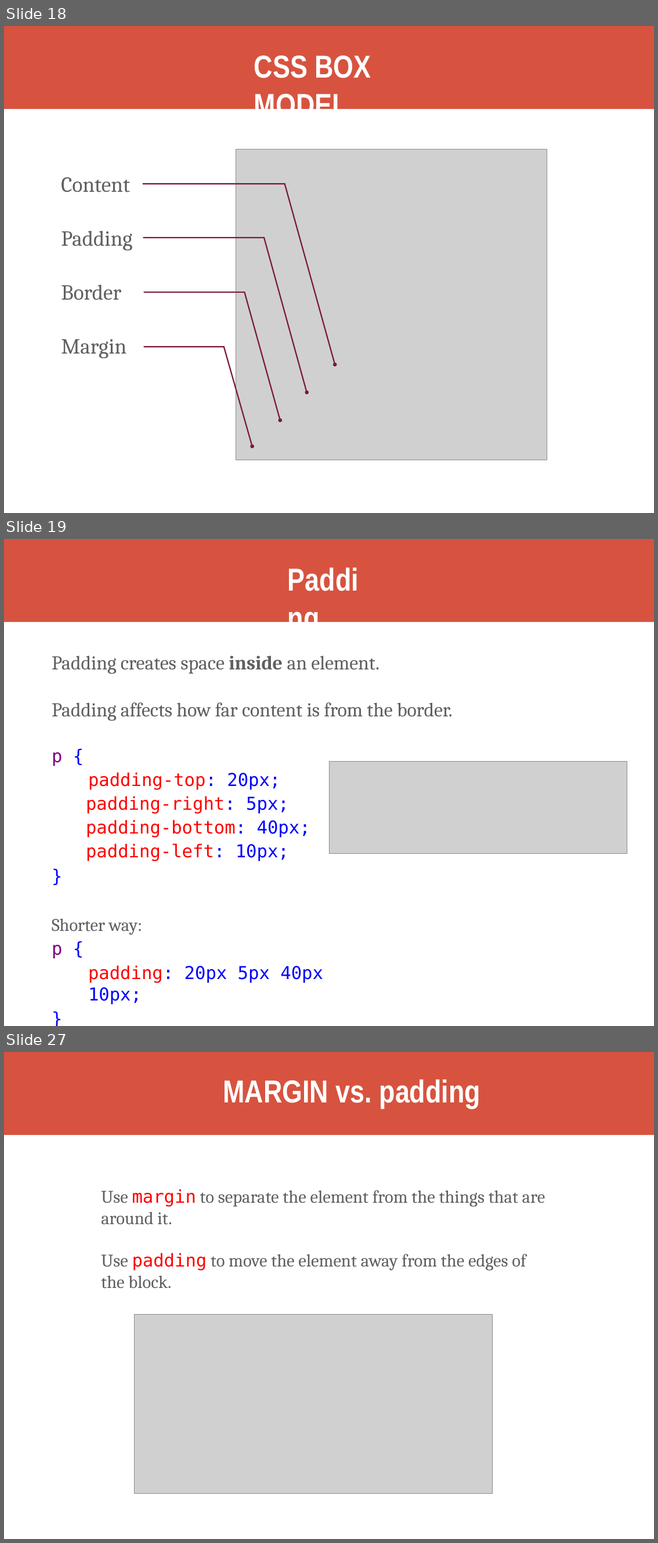
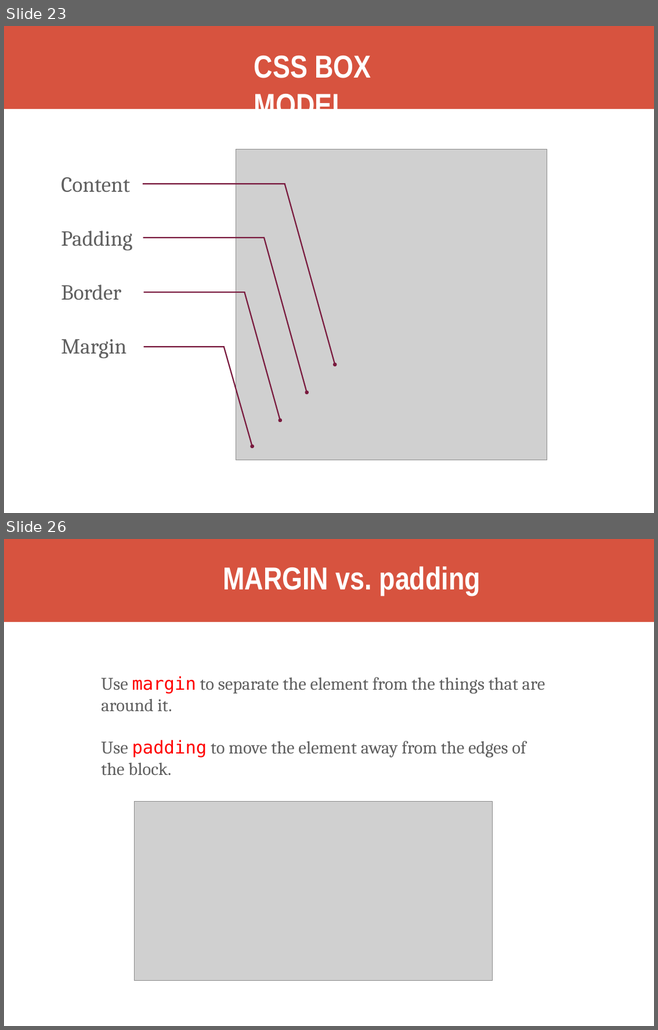
Before and after one commit to kweeket/kweeket.github.io, a slide deck: slides/week-3.pptx. Shown one above the other, each under a label of ours: slides 18, 19 and 27 before the commit, slides 23 and 26 after it; the slides between them are not shown. The pictures are 658x1543 and 658x1030 pixels, drawn with LibreOffice and Linux fonts; fonts in the diff are those of the drawing; grey boxes stand for pictures. Boxes give left, top, right and bottom in pixels: in the first picture for what was removed or moved away, otherwise in the second. Text is boxed around its words. In the diff, an @@ line names an element or a change of style, - is before the commit and + after.

```diff
--- a/slides/week-3.pptx
+++ b/slides/week-3.pptx
@@ slide 19 removed at box(4, 539, 654, 1026), background #FFFFFF @@
@@ freeform shape removed at box(4, 539, 654, 622) @@
@@ title removed at box(52, 656, 117, 674) @@
-Padding
@@ text removed at box(52, 656, 452, 721) @@
-Padding creates space inside an element.
-Padding affects how far content is from the border.
@@ text removed at box(52, 752, 323, 1005) @@
-p {
-padding-top: 20px; padding-right: 5px; padding-bottom: 40px; padding-left: 10px;
-}
-Shorter way:
-p {
-padding: 20px 5px 40px 10px;
-}
@@ picture removed at box(329, 762, 627, 853) @@
@@ what was slide 18 is now slide 23 @@
@@ what was slide 27 is now slide 26 @@
```
Also in this commit, not shown: 1 slide changed, 6 slides added, 6 other slides removed, 2 other files.
